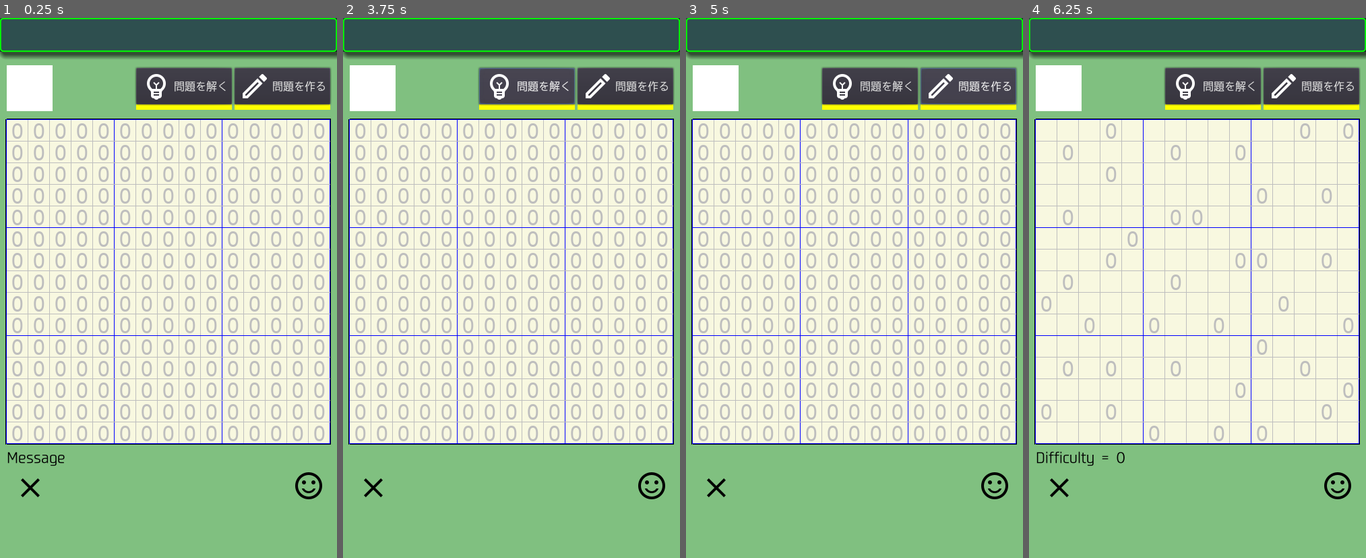
Above: before the commit, frames 1-4 (left to right).
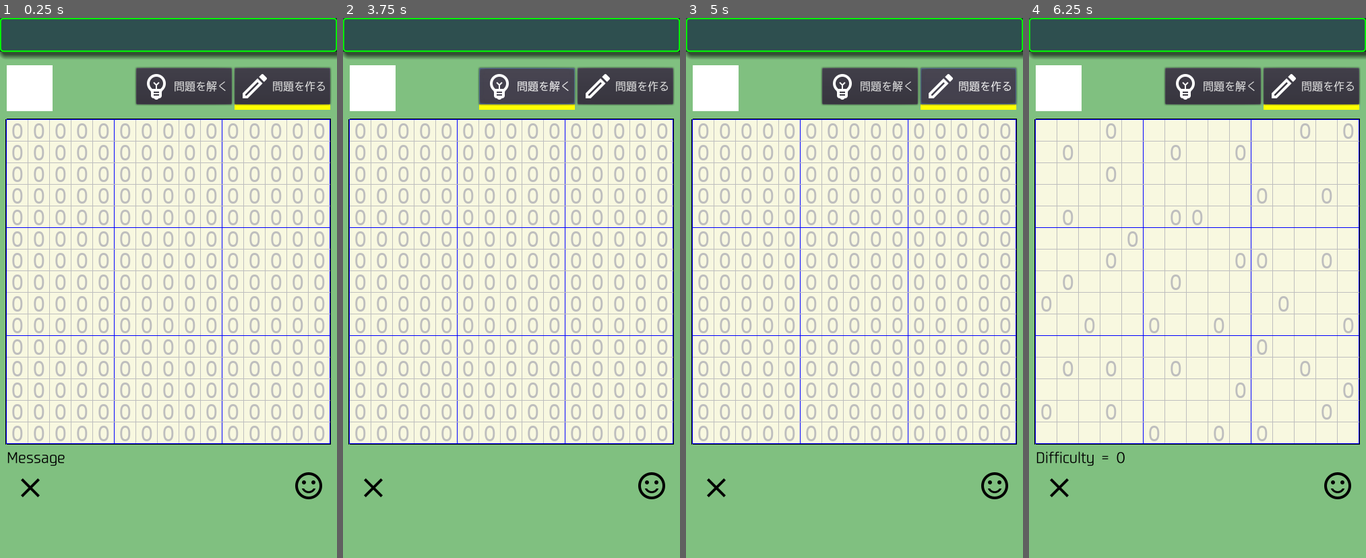
Above: after the commit, the same moments.

Repository: vivisuke/SakuSakuMosaic
Game: Godot game, scene res://MainScene.tscn
The game is run twice, just before and just after one commit, with the same random seed, the same clock (stepped at 60 frames per second) and the same inputs.
Inputs (mouse positions are in pixels of both pictures, inside the frame that each line leads up to):
- Up to frame 1 (0.25 s): no input
- Up to frame 2 (3.75 s): click "問題を解く" at 0.5 s; click "問題を作る" at 1.25 s; click (653, 487) at 2 s; click (373, 487) at 2.75 s; click "問題を解く" at 3.5 s
- Up to frame 3 (5 s): click "問題を作る" at 4.25 s
- Up to frame 4 (6.25 s): click (1059, 487) at 5 s; click (1339, 487) at 5.75 s

The runs differ from the first frame. In frame 1, 0.3% of the frame differs, in the area x 40-69%, y 16-17%; in frame 2, 0.3%; in frame 3, 0.3%; in frame 4, 0.3%.

Commit message:
0026 ◎ C 08/18 08/18 0.001│ToDo│モードフラグを追加し、モードボタン押下でモード切り替え

Diff:
--- a/SakuSakuMosaic/MainScene.gd
+++ b/SakuSakuMosaic/MainScene.gd
@@ -167,6 +167,9 @@
 			if solve() < 0:
 				ary_clues[ix] = t
 
+### End of class Board
+
+var editMode = true		# 問題作成モード
 var solving = false		#
 var solved = false
 var quest_genarated = false
@@ -185,6 +188,7 @@
 func _ready():
 	#print(bd.ary_clues.size())
 	rng.randomize()
+	editMode = true
 	ary_clues.resize(g.ARY_SIZE)
 	ary_state.resize(g.ARY_SIZE)
 	for i in range(g.ARY_SIZE):
@@ -207,6 +211,7 @@
 			$BoardBG.add_child(nl)
 			clueLabels[g.xyToBoardIX(x, y)] = nl
 	update_MiniMap()
+	update_ModeButtons()
 	pass # Replace with function body.
 #func xyToAryIX(x, y):
 #	return (y+1)*g.ARY_WIDTH + (x+1)
@@ -303,18 +308,19 @@
 		if xy.x >= 0:
 			cell_pressed(xy.x, xy.y)
 func cell_pressed(x, y):
-	if solving:
-		clueLabels[g.xyToBoardIX(x, y)].text = ""
-		ary_clues[g.xyToAryIX(x, y)] = -1
-		return
+	#if solving:
+	#	clueLabels[g.xyToBoardIX(x, y)].text = ""
+	#	ary_clues[g.xyToAryIX(x, y)] = -1
+	#	return
 	#solving = false
 	#solved = false
 	#print("(", x, ", ", y, ")")
-	if true:	# 問題作成モード
+	if editMode:	# 問題作成モード
 		if $BoardBG/TileMap.get_cell(x, y) != BLACK:
 			$BoardBG/TileMap.set_cell(x, y, BLACK)
 		else:
 			$BoardBG/TileMap.set_cell(x, y, UNKNOWN)
+		update_cluesLabel()
 	else:
 		if $BoardBG/TileMap.get_cell(x, y) == UNKNOWN:
 			$BoardBG/TileMap.set_cell(x, y, BLACK)
@@ -323,7 +329,6 @@
 		else:
 			$BoardBG/TileMap.set_cell(x, y, UNKNOWN)
 	update_MiniMap()
-	update_cluesLabel()
 
 
 func _on_ClearButton_pressed():
@@ -441,3 +446,19 @@
 		solved = true
 		$MessLabel.text = "Solved."
 	pass # Replace with function body.
+
+
+func update_ModeButtons():
+	$ModeContainer/SolveButton/Underline.visible = !editMode
+	$ModeContainer/GenQuestButton/Underline.visible = editMode
+
+func _on_SolveButton_pressed():
+	editMode = false
+	update_ModeButtons()
+	pass # Replace with function body.
+
+
+func _on_GenQuestButton_pressed():
+	editMode = true
+	update_ModeButtons()
+	pass # Replace with function body.
--- a/SakuSakuMosaic/MainScene.tscn
+++ b/SakuSakuMosaic/MainScene.tscn
@@ -103,7 +103,7 @@
 format = 1
 tile_data = PoolIntArray( 0, 0, 0, 1, 0, 0, 2, 0, 0, 3, 0, 0, 4, 0, 0, 5, 0, 0, 6, 0, 0, 7, 0, 0, 8, 0, 0, 9, 0, 0, 10, …(967 unchanged characters)…
 
-[node name="HBoxContainer" type="HBoxContainer" parent="."]
+[node name="ModeContainer" type="HBoxContainer" parent="."]
 margin_left = 202.0
 margin_top = 74.0
 margin_right = 490.0
@@ -112,14 +112,15 @@
 "_edit_use_anchors_": false
 }
 
-[node name="SolveButton" type="Button" parent="HBoxContainer"]
+[node name="SolveButton" type="Button" parent="ModeContainer"]
 margin_right = 142.0
 margin_bottom = 54.0
 custom_fonts/font = SubResource( 4 )
 text = "問題を解く"
 icon = ExtResource( 13 )
 
-[node name="Underline" type="ColorRect" parent="HBoxContainer/SolveButton"]
+[node name="Underline" type="ColorRect" parent="ModeContainer/SolveButton"]
+visible = false
 margin_top = 54.0
 margin_right = 142.0
 margin_bottom = 62.0
@@ -128,7 +129,7 @@
 "_edit_use_anchors_": false
 }
 
-[node name="GenQuestButton" type="Button" parent="HBoxContainer"]
+[node name="GenQuestButton" type="Button" parent="ModeContainer"]
 margin_left = 146.0
 margin_right = 288.0
 margin_bottom = 54.0
@@ -136,7 +137,7 @@
 text = "問題を作る"
 icon = ExtResource( 12 )
 
-[node name="Underline" type="ColorRect" parent="HBoxContainer/GenQuestButton"]
+[node name="Underline" type="ColorRect" parent="ModeContainer/GenQuestButton"]
 margin_top = 54.0
 margin_right = 142.0
 margin_bottom = 62.0
@@ -200,5 +201,7 @@
 "_edit_use_anchors_": false
 }
 
+[connection signal="pressed" from="ModeContainer/SolveButton" to="." method="_on_SolveButton_pressed"]
+[connection signal="pressed" from="ModeContainer/GenQuestButton" to="." method="_on_GenQuestButton_pressed"]
 [connection signal="pressed" from="ClearButton" to="." method="_on_ClearButton_pressed"]
 [connection signal="pressed" from="BasicButton" to="." method="_on_BasicButton_pressed"]
Not shown, changed: SakuSakuMozaic.spr
